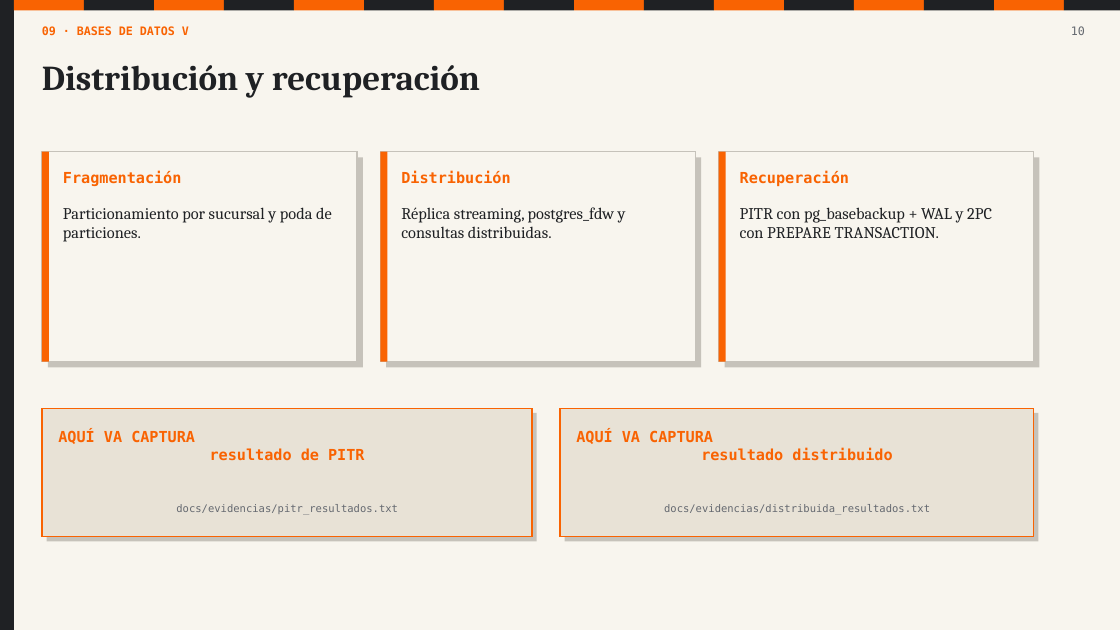
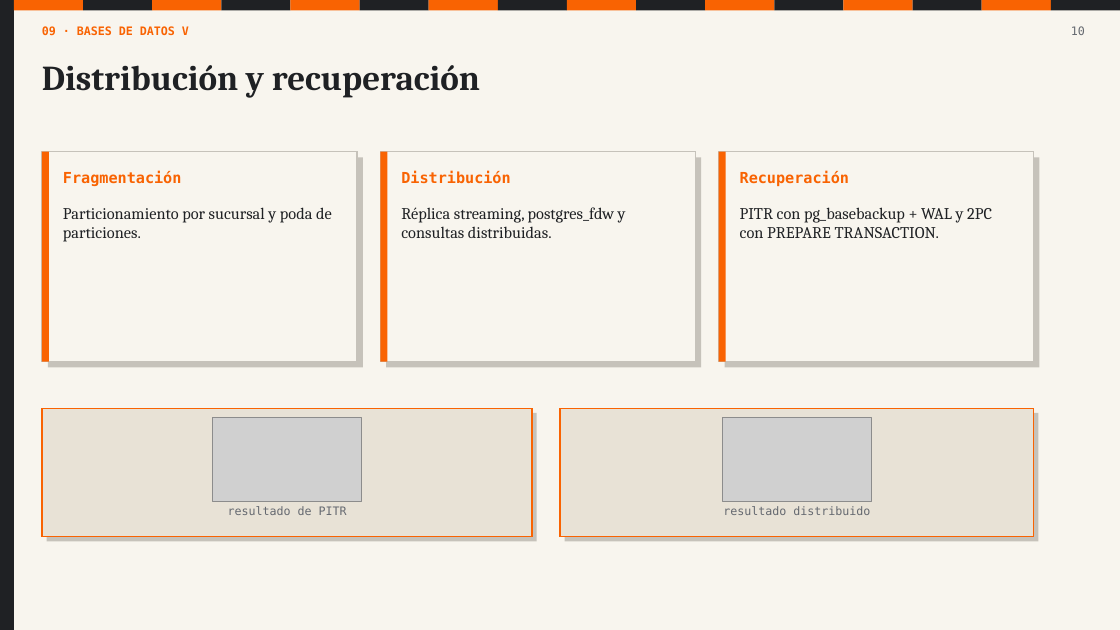
Before and after one commit to angelgael10/ferreteria-pos, a slide deck: slide 10 of docs/presentacion/Defensa_ferreteria_POS.pptx. Drawn at 1120x630 pixels with LibreOffice and Linux fonts; fonts in the diff are those of the drawing; grey boxes stand for pictures. Boxes give left, top, right and bottom in pixels: in the first picture for what was removed or moved away, otherwise in the second. Text is boxed around its words. In the diff, an @@ line names an element or a change of style, - is before the commit and + after.

Commit message:
docs: cerrar bitacora y entregable final

```diff
--- a/docs/presentacion/Defensa_ferreteria_POS.pptx
+++ b/docs/presentacion/Defensa_ferreteria_POS.pptx
@@ 5 rectangles: place and size @@
-5 rectangles at <box>294,0,644,10</box>
+5 rectangles at <box>291,0,636,10</box>
@@ 6 rectangles: place and size @@
-6 rectangles at <box>644,0,1064,10</box>
+6 rectangles at <box>636,0,1051,10</box>
@@ rectangle: place and size @@
-rectangle at <box>1065,0,1120,10</box>
+rectangle at <box>1051,0,1120,10</box>
@@ picture added at <box>213,418,362,502</box> @@
@@ picture added at <box>723,418,872,502</box> @@
@@ text removed at <box>176,504,398,514</box> @@
-docs/evidencias/pitr_resultados.txt
@@ text at <box>228,506,347,515</box>: text changed; size 13 to 10 pt; text colour #F96302 to #656970; bold off @@
-AQUÍ VA CAPTURA
-resultado de PITR
+resultado de PITR
@@ text removed at <box>664,504,930,513</box> @@
-docs/evidencias/distribuida_resultados.txt
@@ text at <box>723,506,870,515</box>: text changed; size 13 to 10 pt; text colour #F96302 to #656970; bold off @@
-AQUÍ VA CAPTURA
-resultado distribuido
+resultado distribuido
```
Also in this commit, not shown: 13 other slides changed, 3 other files.
